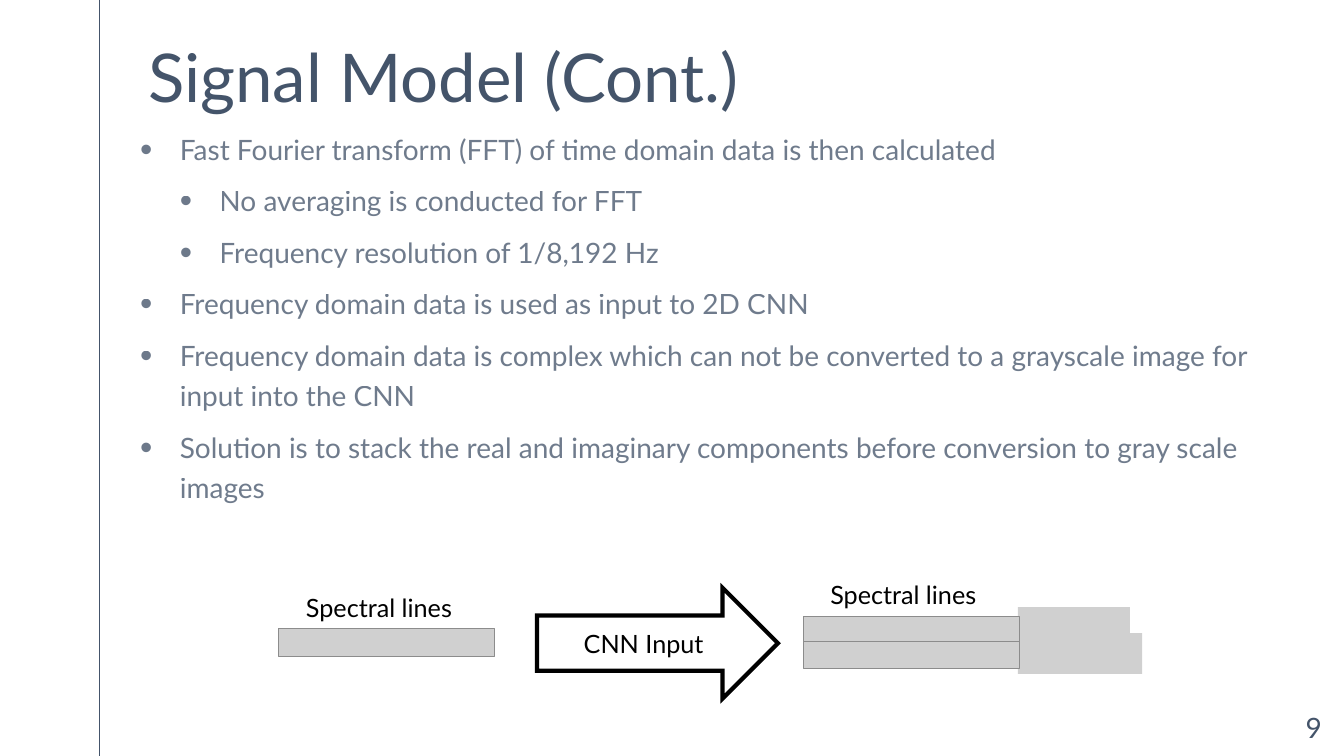
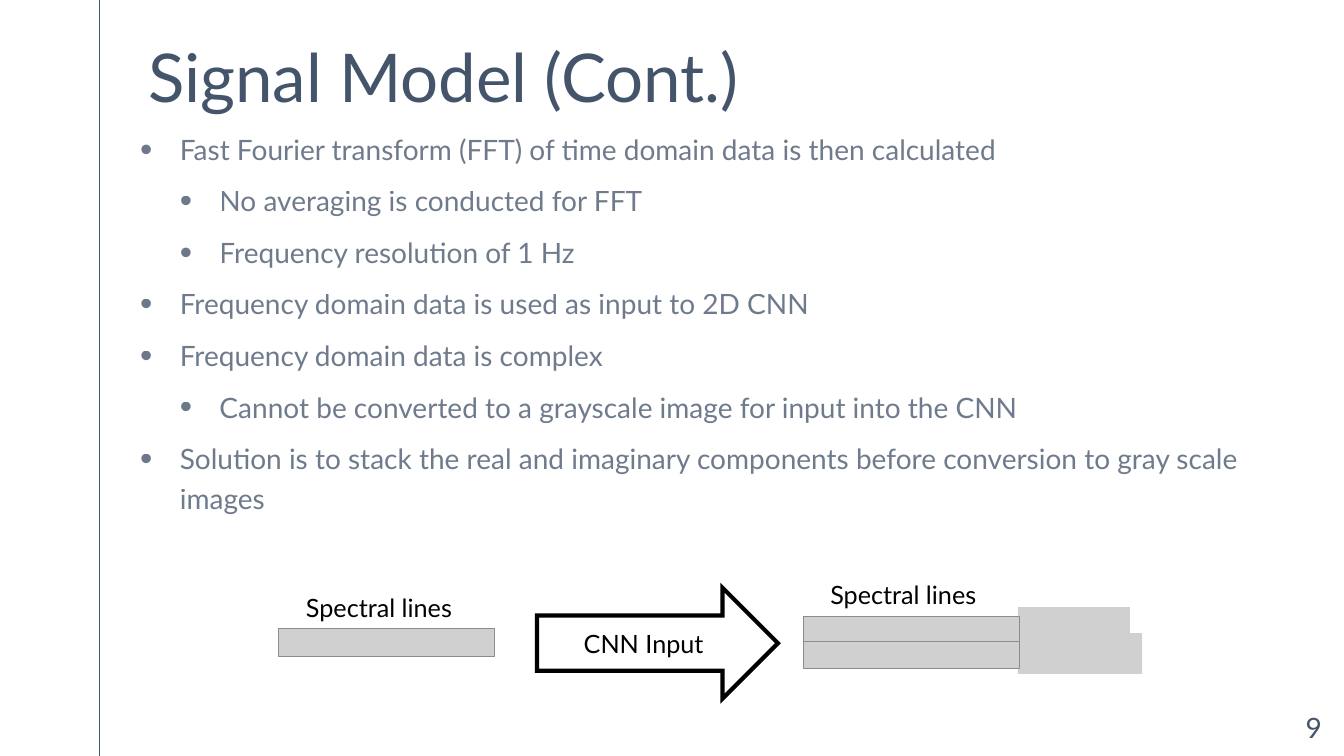
Before and after one commit to cbell14/ELE_594, a slide deck: slide 9 of Classification_of_Harmonics_Using_ML_v1.pptx. Drawn at 1344x756 pixels with LibreOffice and Linux fonts; fonts in the diff are those of the drawing; grey boxes stand for pictures. Boxes give left, top, right and bottom in pixels: in the first picture for what was removed or moved away, otherwise in the second. Text is boxed around its words. In the diff, an @@ line names an element or a change of style, - is before the commit and + after.

```diff
--- a/Classification_of_Harmonics_Using_ML_v1.pptx
+++ b/Classification_of_Harmonics_Using_ML_v1.pptx
@@ text at (x1=219, y1=242, x2=575, y2=268): text changed @@
-  • Frequency resolution of 1/8,192 Hz
+  • Frequency resolution of 1 Hz
@@ text at (x1=180, y1=345, x2=1017, y2=423): text changed @@
-• Frequency domain data is complex which can not be converted to a grayscale image for input into the CNN
+• Frequency domain data is complex
+  • Cannot be converted to a grayscale image for input into the CNN
```
Also in this commit, not shown: 4 other slides changed, 2 other files.
